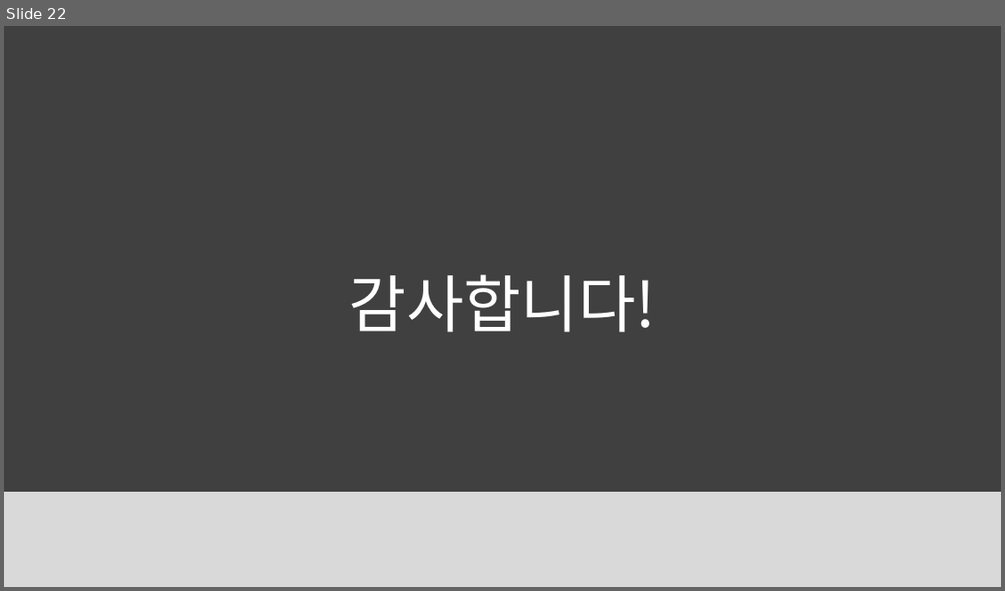
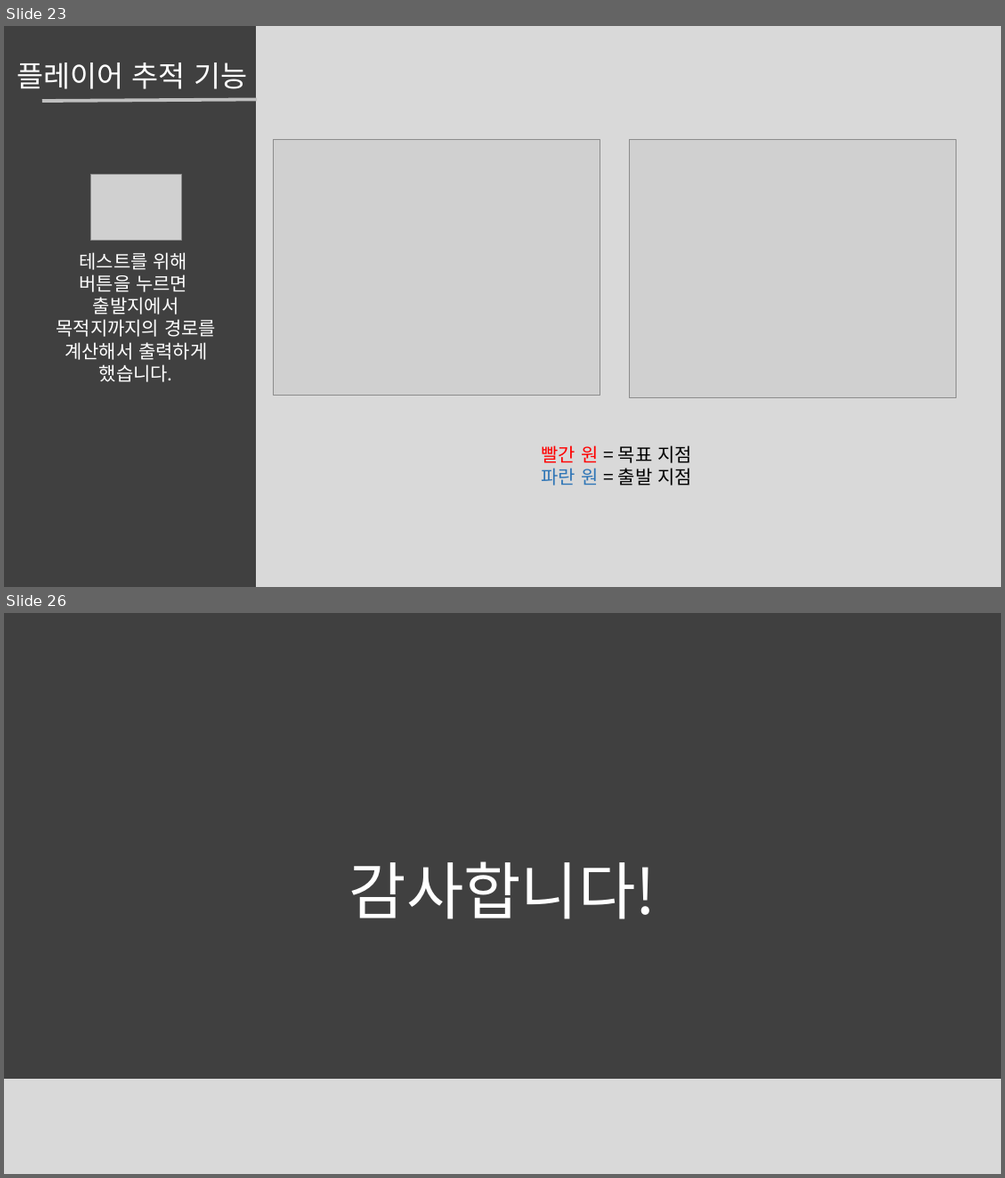
Before and after one commit to roka0105/Team.Yggdrasil_Server, a slide deck: 최예람 포트폴리오.pptx. Shown one above the other, each under a label of ours: slide 22 before the commit, slides 23 and 26 after it; the slides between them are not shown. The pictures are 1005x591 and 1005x1178 pixels, drawn with LibreOffice and Linux fonts; fonts in the diff are those of the drawing; grey boxes stand for pictures. Boxes give left, top, right and bottom in pixels: in the first picture for what was removed or moved away, otherwise in the second. Text is boxed around its words. In the diff, an @@ line names an element or a change of style, - is before the commit and + after.

```diff
--- a/최예람 포트폴리오.pptx
+++ b/최예람 포트폴리오.pptx
@@ slide 23 added at (4,26,1001,587), background #404040 @@
@@ rectangle added at (257,26,1001,587), fill #D9D9D9, outline #D9D9D9 1 pt @@
@@ text added at (17,62,247,89), 28 pt, text #FFFFFF @@
+플레이어 추적 기능
@@ line added from (42, 101) to (257, 99), #BFBFBF 3.25 pt @@
@@ picture added at (273,139,600,395) @@
@@ picture added at (629,139,956,398) @@
@@ picture added at (90,174,181,240) @@
@@ text added at (56,252,216,382), 18 pt, text #FFFFFF @@
+테스트를 위해
+버튼을 누르면
+출발지에서 목적지까지의 경로를 계산해서 출력하게 했습니다.
@@ text added at (542,445,692,485), 18 pt, text #000000 @@
+빨간 원 = 목표 지점
+파란 원 = 출발 지점
@@ what was slide 22 is now slide 26 @@
```
Also in this commit, not shown: 15 slides changed, 6 other slides added, 3 slides removed, 11 other files.
